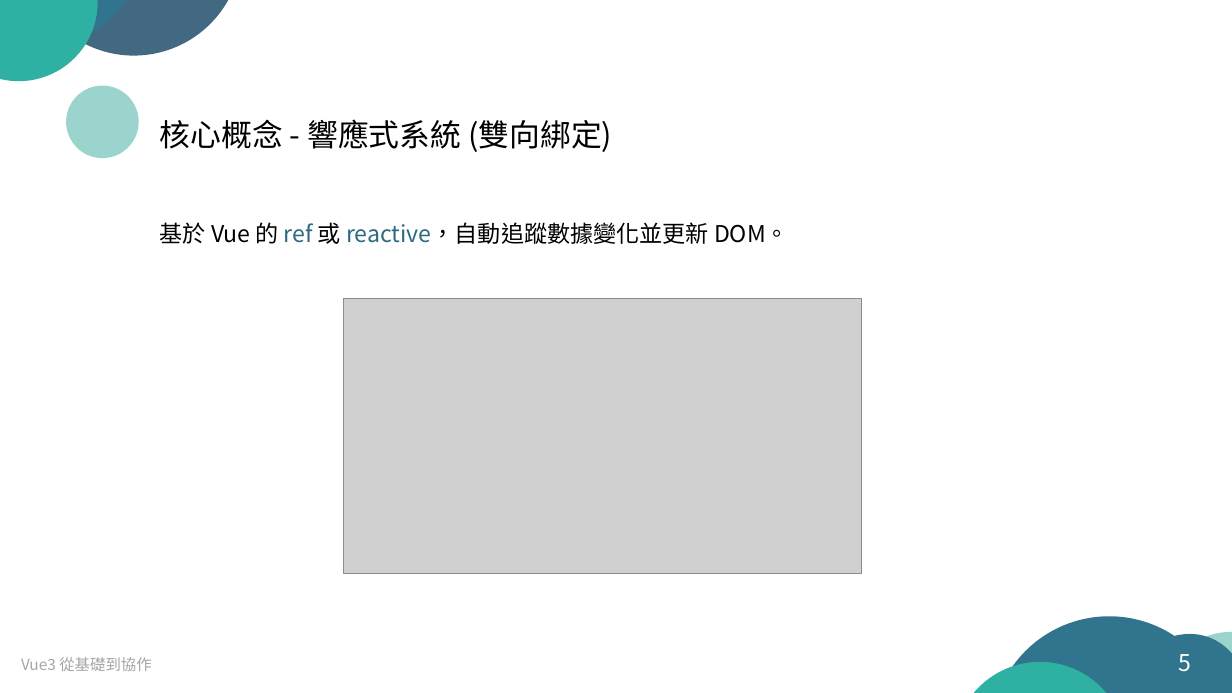
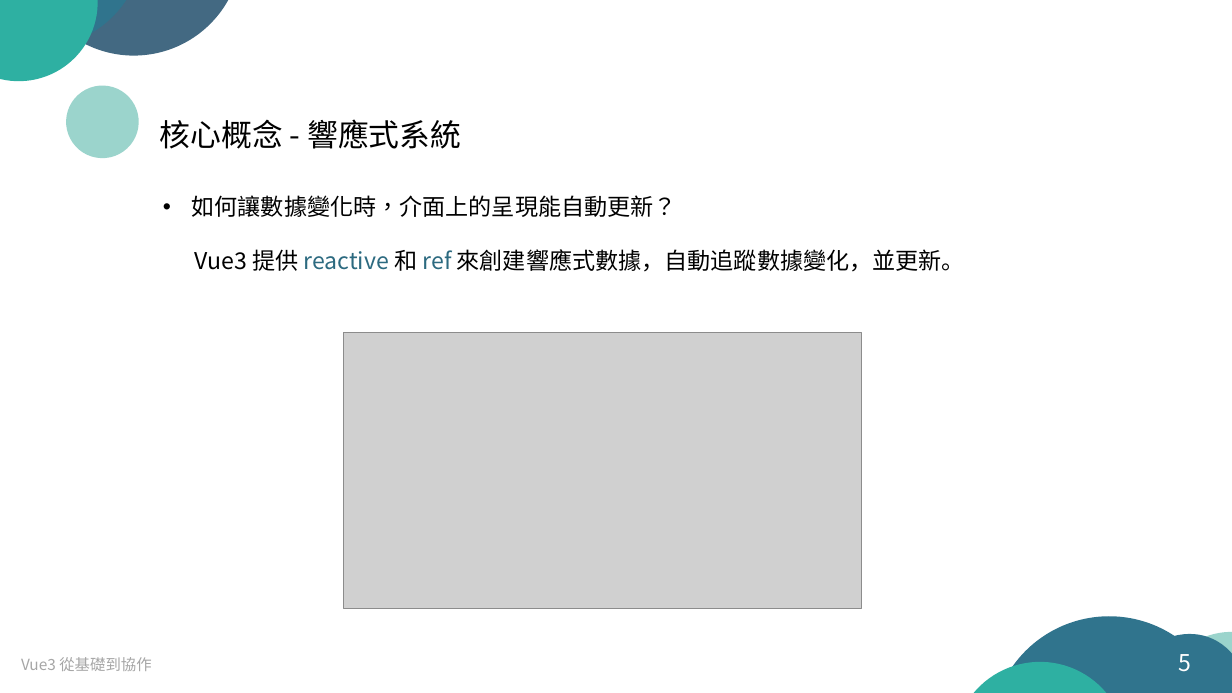
Before and after one commit to arx827/myDrive, a slide deck: slide 5 of Vue.js 從基礎到協作.pptx. Drawn at 1232x693 pixels with LibreOffice and Linux fonts; fonts in the diff are those of the drawing; grey boxes stand for pictures. Boxes give left, top, right and bottom in pixels: in the first picture for what was removed or moved away, otherwise in the second. Text is boxed around its words. In the diff, an @@ line names an element or a change of style, - is before the commit and + after.

```diff
--- a/Vue.js 從基礎到協作.pptx
+++ b/Vue.js 從基礎到協作.pptx
@@ text at bbox=[160, 119, 461, 149]: text changed @@
-核心概念 - 響應式系統 (雙向綁定)
+核心概念 - 響應式系統
@@ text added at bbox=[192, 195, 677, 217], 18 pt, text #000000 @@
+• 如何讓數據變化時，介面上的呈現能自動更新？
@@ text at bbox=[195, 249, 965, 272]: text changed @@
-基於 Vue 的 ref 或 reactive，自動追蹤數據變化並更新 DOM。
+Vue3 提供 reactive 和 ref 來創建響應式數據，自動追蹤數據變化，並更新。
@@ picture: place and size @@
-picture at bbox=[344, 299, 862, 574]
+picture at bbox=[344, 333, 862, 608]
```
Also in this commit, not shown: 10 other slides changed, 2 slides added, 1 slide removed, 1 other file.
